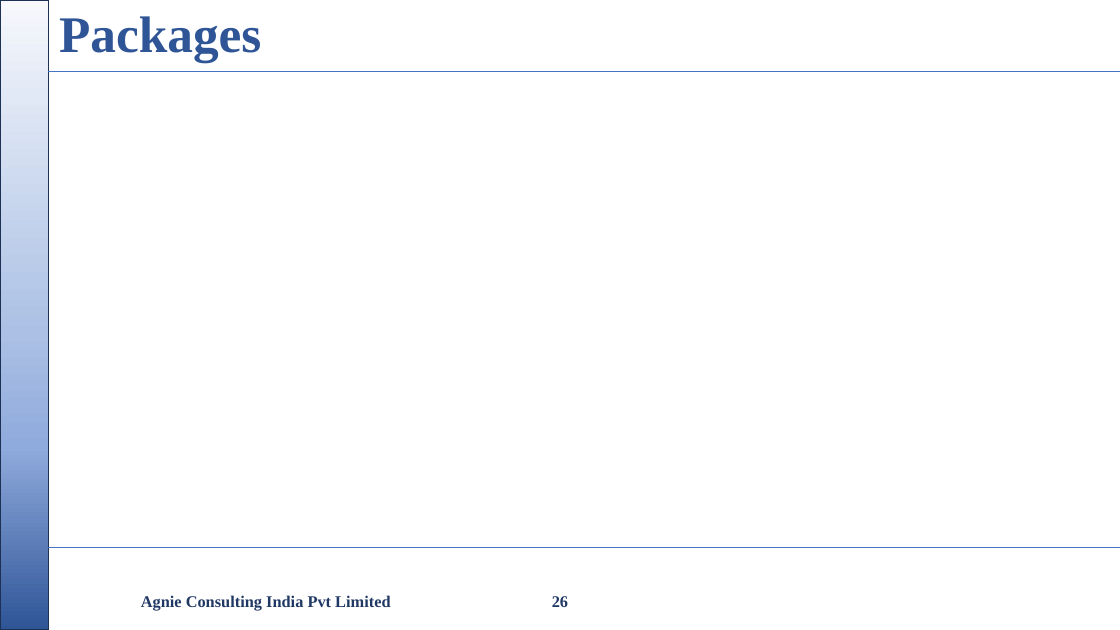
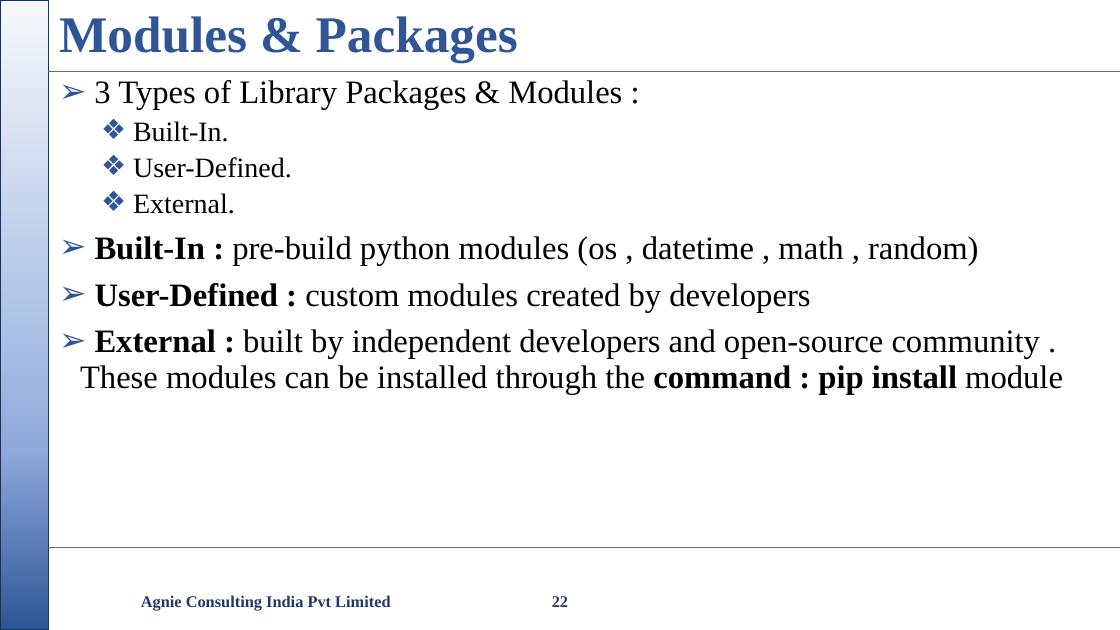
Before and after one commit to nikishdaniel1-del/Python-Cls, a slide deck: slide 22 of python class/Python Class.pptx (slide 26 before the commit). Drawn at 1120x630 pixels with LibreOffice and Linux fonts; fonts in the diff are those of the drawing; background and template pictures are left out. Boxes give left, top, right and bottom in pixels: in the first picture for what was removed or moved away, otherwise in the second. Text is boxed around its words. In the diff, an @@ line names an element or a change of style, - is before the commit and + after.

```diff
--- a/python class/Python Class.pptx
+++ b/python class/Python Class.pptx
@@ title at (59, 16, 518, 62): text changed @@
-Packages
+Modules & Packages
@@ text added at (80, 80, 1063, 394), 28 pt, text #000000 @@
+➢ 3 Types of Library Packages & Modules :
+  ❖ Built-In.
+  ❖ User-Defined.
+  ❖ External.
+➢ Built-In : pre-build python modules (os , datetime , math , random)
+➢ User-Defined : custom modules created by developers
+➢ External : built by independent developers and open-source community . These modules can be installed through the command : pip install module
@@ page number at (552, 596, 568, 607): text changed @@
-26
+22
```
Also in this commit, not shown: 9 other slides changed, 7 other files.
